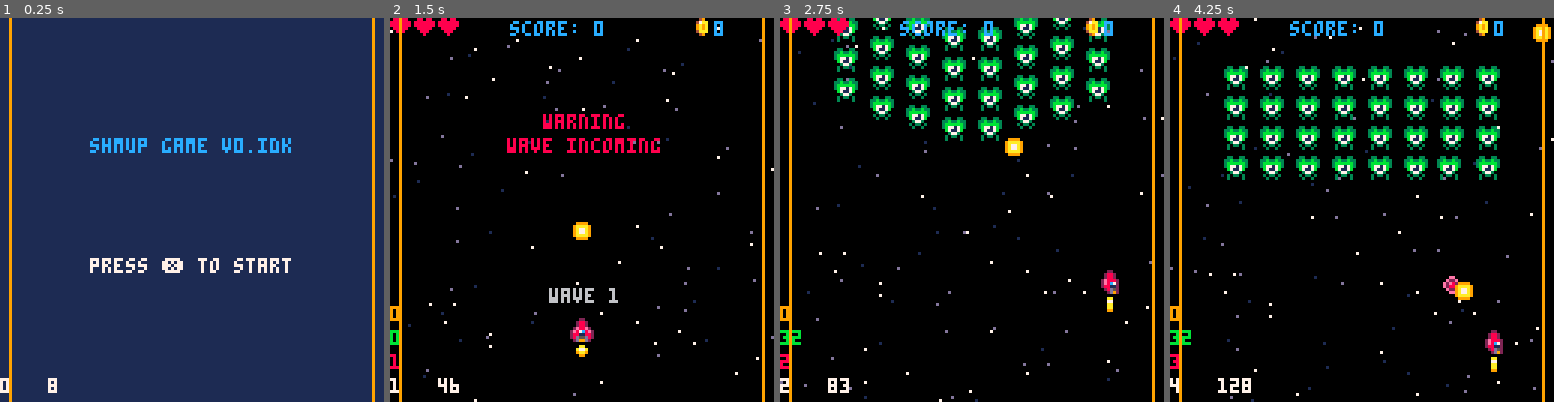
Above: before the commit, frames 1-4 (left to right).
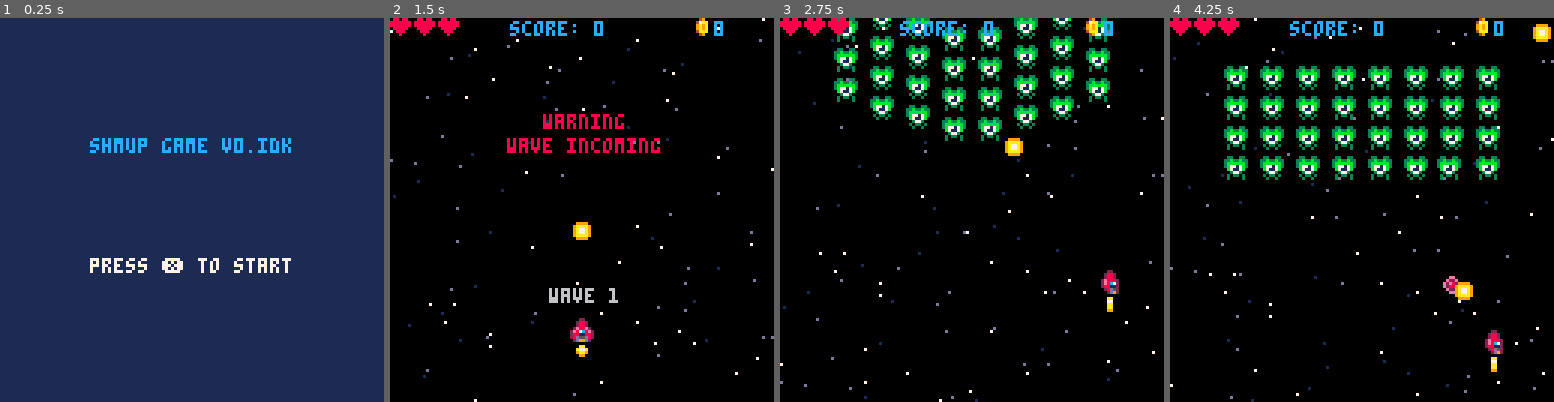
Above: after the commit, the same moments.

Repository: sirchras/p8-shmup
Game: PICO-8 cartridge shmup.p8
Same seed, same stepped clock (60 frames per second), same inputs: the game is played once before the commit and once after it.
Inputs:
- Up to frame 1 (0.25 s): no input
- Up to frame 2 (1.5 s): tap X (X key) at 0.33, 1.07 s; tap O (Z key) at 0.7 s
- Up to frame 3 (2.75 s): hold Right 1.6-2.1 s; tap O (Z key) at 1.7, 2.1, 2.5 s; tap X (X key) at 1.85 s; hold Up 2.15-2.42 s; hold Right from 2.47 s (still down)
- Up to frame 4 (4.25 s): tap O (Z key) every 0.4 s from 2.9 to 4.1 s; tap X (X key) at 2.97, 4.08 s; release Right at 3.03 s; hold Left 3.08-3.58 s; hold Down 3.63-3.97 s; hold Right from 4.02 s (still down)

The runs differ from the first frame. In frame 1, 1.7% of the frame differs, in the area x 0-98%, y 0-100%; in frame 2, 1.9%; in frame 3, 2.0%; in frame 4, 2.1%.

Commit message:
refactor: remove debugging statements

Diff:
--- a/shmup.p8
+++ b/shmup.p8
@@ -48,36 +48,13 @@
 		}
 		if (shake>0) scrnshake()
 		draw[state]()
-		--debug layout/ui
---		local x=6
---		for i=1,10 do
---			line(x,0,x,127,8)
---			line(x+8,0,x+8,127,9)
---			x+=12
---		end
---		line(0,0,0,127,5)
---		line(64,0,64,127,5)
---		line(127,0,127,127,5)
-		line(3,0,3,127,9)
-		line(124,0,124,127,9)
---		print("❎",0,0,2) --7x5 px
---		print("ww",0,6,2) --7x5 px
---		print("♥",0,12,2) --7x5 px
 		--debug time
-		print(flr(time()),0,120,7)
-		print(flr(time()*30),16,120,7)
+--		print(flr(time()),0,120,7)
+--		print(flr(time()*30),16,120,7)
 		--debug game objs and fx
-		if (bullets) print(#bullets,0,112,8)
-		if (enemies) print(#enemies,0,104,11)
-		if (pfx) print(#pfx,0,96,9)
-		--debug waves
---		if (wvt) print(wvt,120,104,11)
-		--debug state/transitions
---		print(state,0,80,12)
---		print(target_state,0,88,12)
---		if (target_state) print(tt,20,88,12)
-		--debug music playing
---		print(stat(57),30,120,13)
+--		if (bullets) print(#bullets,0,112,8)
+--		if (enemies) print(#enemies,0,104,11)
+--		if (pfx) print(#pfx,0,96,9)
 	end
 
 	function setstate(target,delay)
